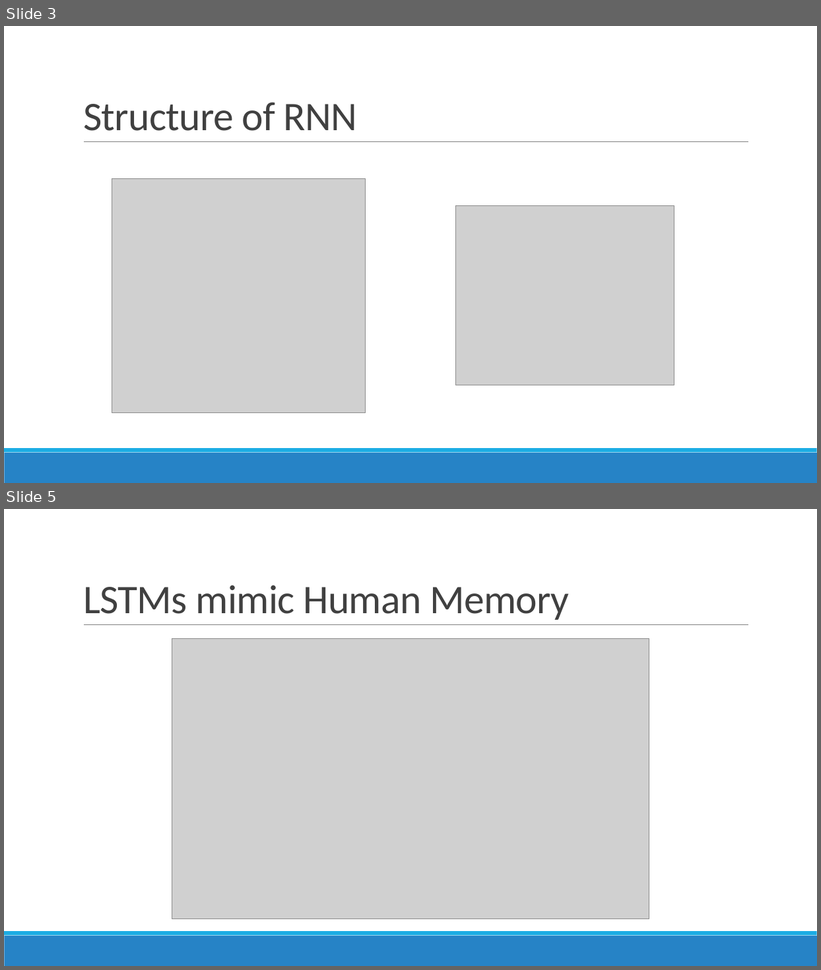
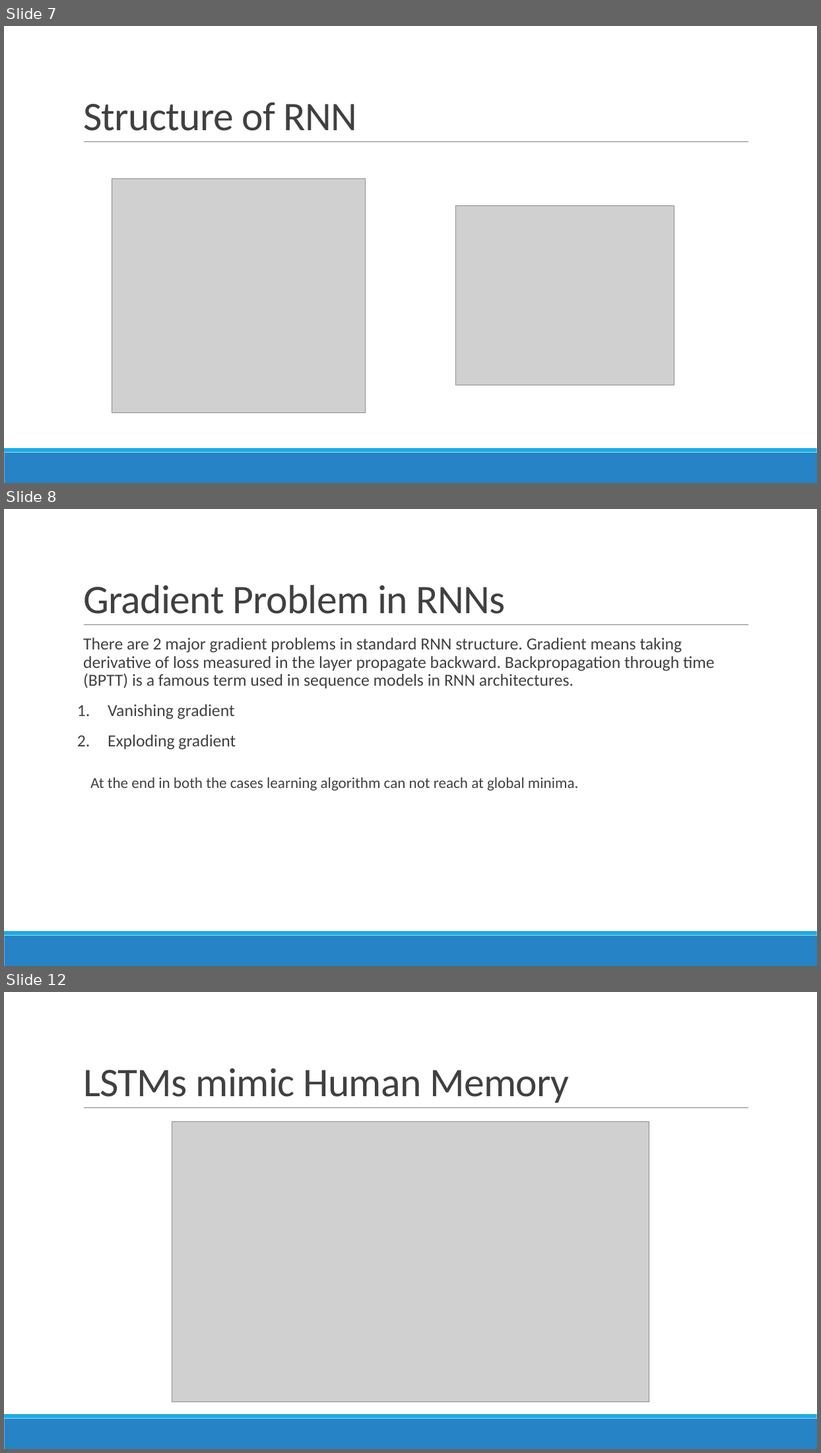
Before and after one commit to kshitijyelpale/LFD-Application-of-NN-in-LSTM, a slide deck: Documentation/LSTM Presentation.pptx. Shown one above the other, each under a label of ours: slides 3 and 5 before the commit, slides 7, 8 and 12 after it; the slides between them are not shown. The pictures are 821x970 and 821x1453 pixels, drawn with LibreOffice and Linux fonts; fonts in the diff are those of the drawing; grey boxes stand for pictures. Boxes give left, top, right and bottom in pixels: in the first picture for what was removed or moved away, otherwise in the second. Text is boxed around its words. In the diff, an @@ line names an element or a change of style, - is before the commit and + after.

```diff
--- a/Documentation/LSTM Presentation.pptx
+++ b/Documentation/LSTM Presentation.pptx
@@ slide 8 added at bbox=[4, 509, 817, 966], background #FFFFFF; not listed: 3 template elements that a slide beside it also shows @@
@@ title added at bbox=[83, 585, 506, 614], 48 pt, text #404040 @@
+Gradient Problem in RNNs
@@ text added at bbox=[83, 638, 715, 791], 20 pt, text #404040 @@
+  There are 2 major gradient problems in standard RNN structure. Gradient means taking derivative of loss measured in the layer propagate backward. Backpropagation through time (BPTT) is a famous term used in sequence models in RNN architectures.
+1. Vanishing gradient
+2. Exploding gradient
+  At the end in both the cases learning algorithm can not reach at global minima.
@@ what was slide 3 is now slide 7 @@
@@ what was slide 5 is now slide 12 @@
```
Also in this commit, not shown: 2 slides changed, 13 other slides added, 1 slide removed.
